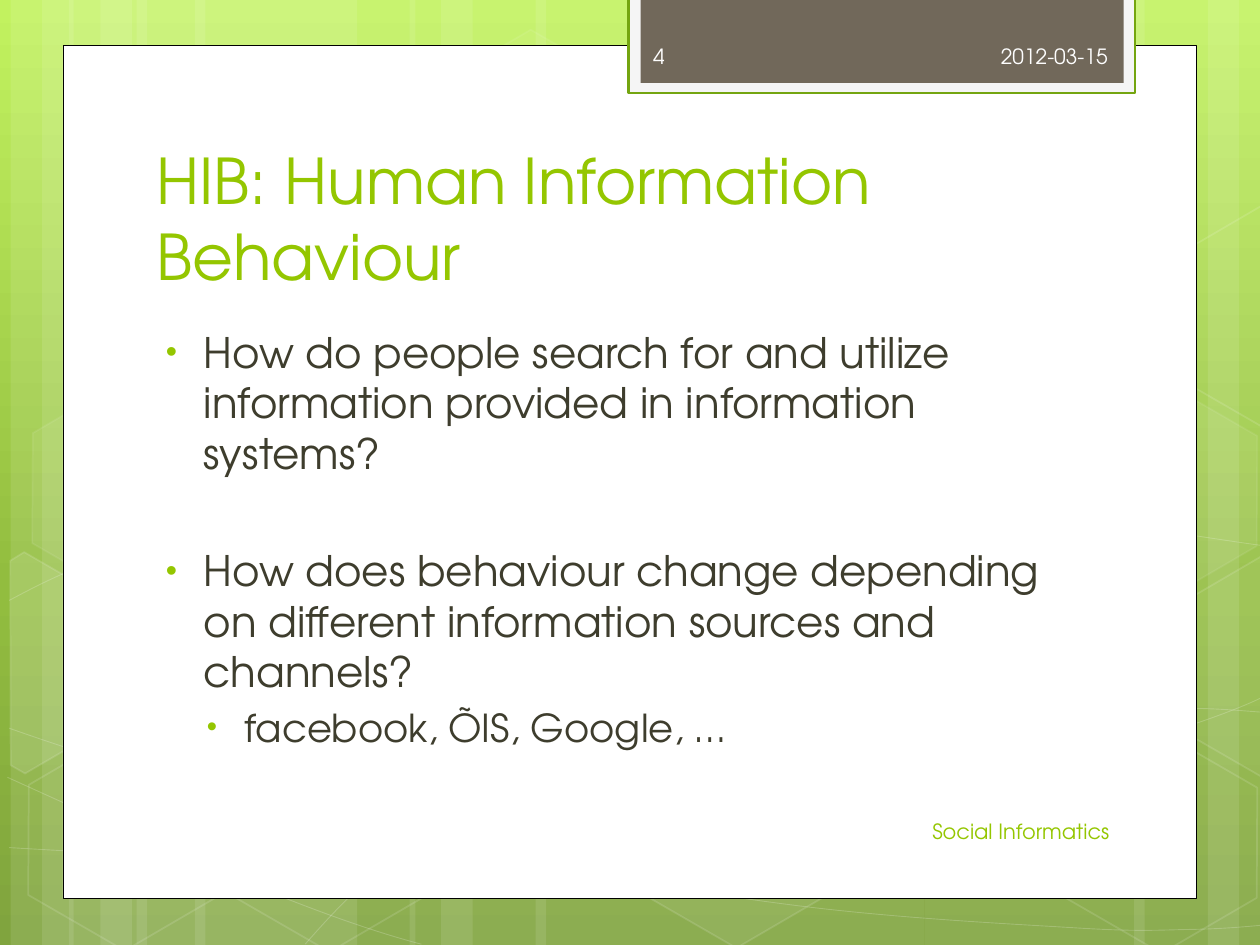
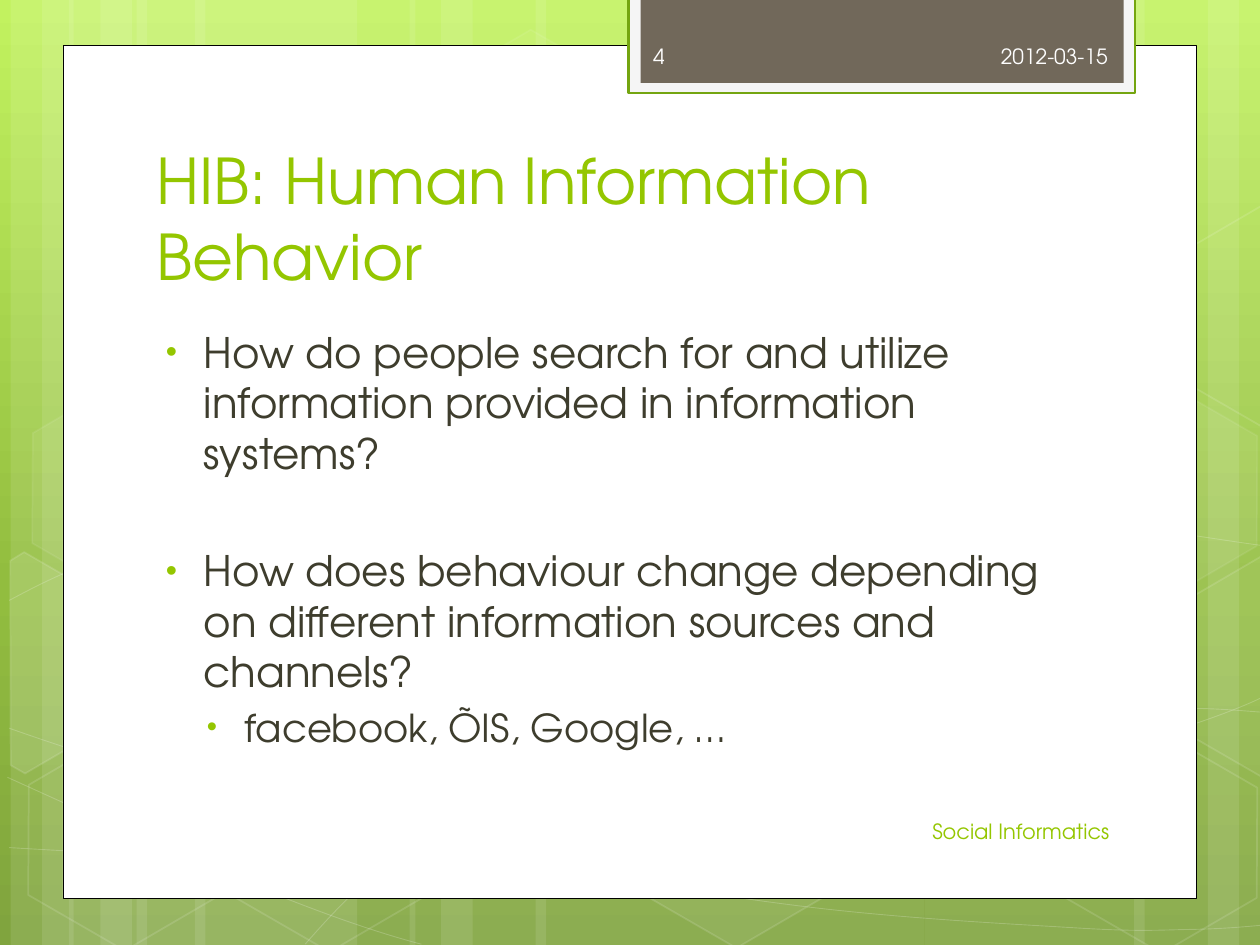
Before and after one commit to jrehwaldt/UT-12SS-Social-Informatics, a slide deck: slide 4 of 2012-03-12_Aleksandra Kurbatova_Jan Rehwaldt_Human-Computer Interaction.pptx. Drawn at 1260x945 pixels with LibreOffice and Linux fonts; fonts in the diff are those of the drawing. Boxes give left, top, right and bottom in pixels: in the first picture for what was removed or moved away, otherwise in the second. Text is boxed around its words. In the diff, an @@ line names an element or a change of style, - is before the commit and + after.

```diff
--- a/2012-03-12_Aleksandra Kurbatova_Jan Rehwaldt_Human-Computer Interaction.pptx
+++ b/2012-03-12_Aleksandra Kurbatova_Jan Rehwaldt_Human-Computer Interaction.pptx
@@ title at [156,157,871,281]: text changed @@
-HIB: Human Information Behaviour
+HIB: Human Information Behavior
```
Also in this commit, not shown: 3 other slides changed, 1 slide added, 1 slide removed.
